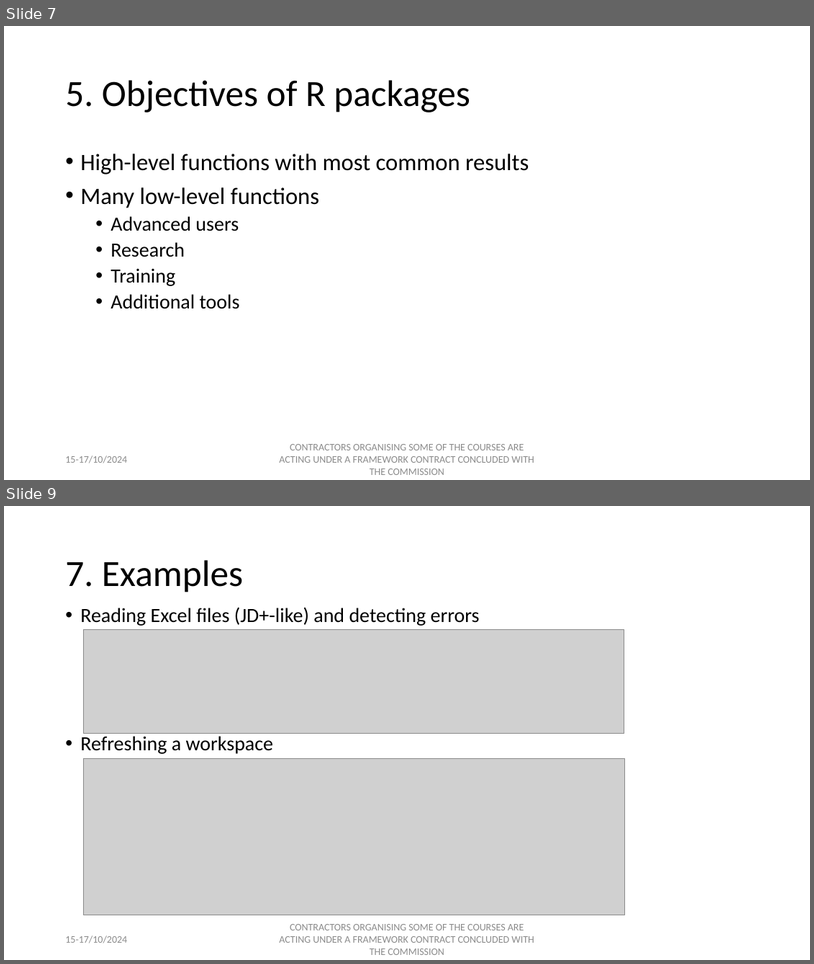
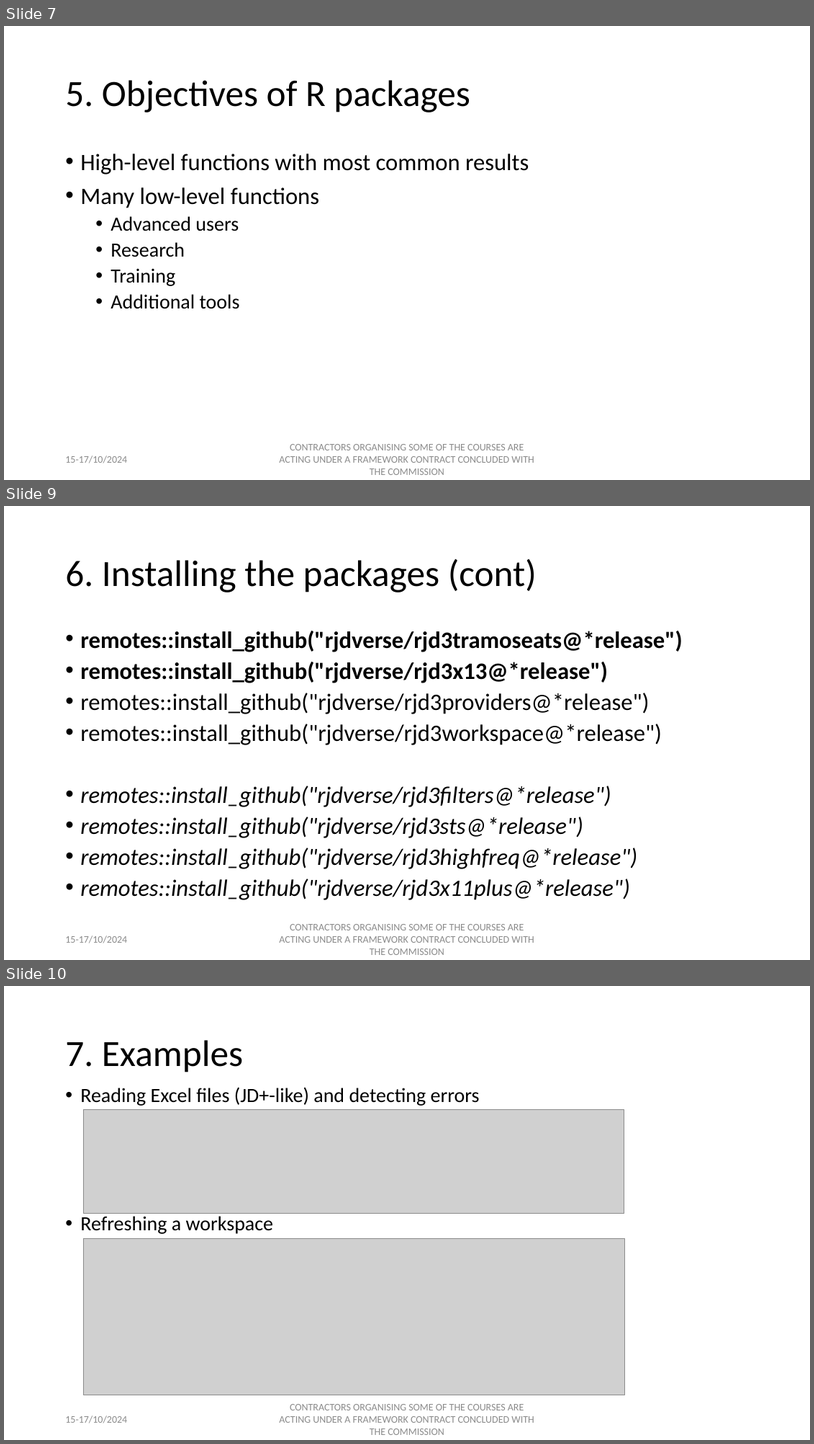
Before and after one commit to palatej/ESTP2024, a slide deck: Presentations/1.3 JD+ and R.pptx. Shown one above the other, each under a label of ours: slides 7 and 9 before the commit, slides 7, 9 and 10 after it; the slides between them are not shown. The pictures are 814x964 and 814x1444 pixels, drawn with LibreOffice and Linux fonts; fonts in the diff are those of the drawing; grey boxes stand for pictures. Boxes give left, top, right and bottom in pixels: in the first picture for what was removed or moved away, otherwise in the second. Text is boxed around its words. In the diff, an @@ line names an element or a change of style, - is before the commit and + after.

```diff
--- a/Presentations/1.3 JD+ and R.pptx
+++ b/Presentations/1.3 JD+ and R.pptx
@@ slide 9 added at (4, 506, 810, 960), background #FFFFFF @@
@@ title added at (65, 559, 537, 592), 44 pt, text #000000 @@
+6. Installing the packages (cont)
@@ text added at (80, 631, 682, 900), 28 pt, text #000000 @@
+• remotes::install_github("rjdverse/rjd3tramoseats@*release")
+• remotes::install_github("rjdverse/rjd3x13@*release")
+• remotes::install_github("rjdverse/rjd3providers@*release")
+• remotes::install_github("rjdverse/rjd3workspace@*release")
+• remotes::install_github("rjdverse/rjd3filters@*release")
+• remotes::install_github("rjdverse/rjd3sts@*release")
+• remotes::install_github("rjdverse/rjd3highfreq@*release")
+• remotes::install_github("rjdverse/rjd3x11plus@*release")
@@ text added at (65, 935, 127, 943), 12 pt, text #8C8C8C @@
+15-17/10/2024
@@ text added at (279, 924, 534, 955), 12 pt, text #8C8C8C @@
+CONTRACTORS ORGANISING SOME OF THE COURSES ARE ACTING UNDER A FRAMEWORK CONTRACT CONCLUDED WITH THE COMMISSION
@@ what was slide 9 is now slide 10 @@
```
Also in this commit, not shown: 1 slide changed, 17 other files.
